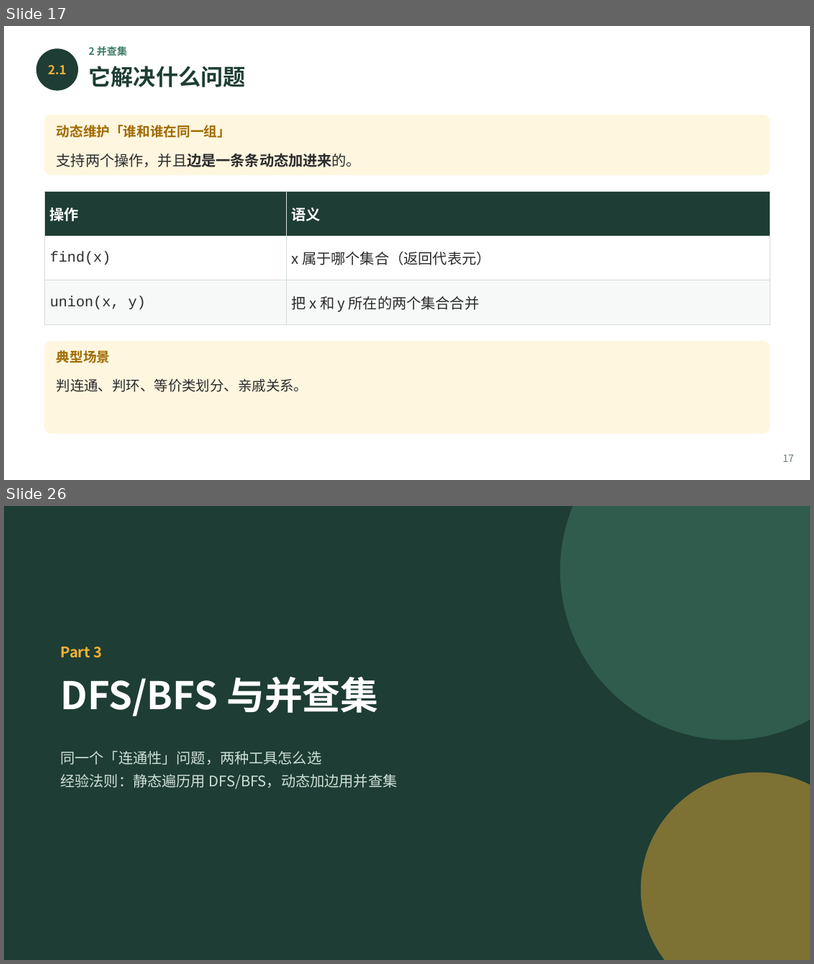
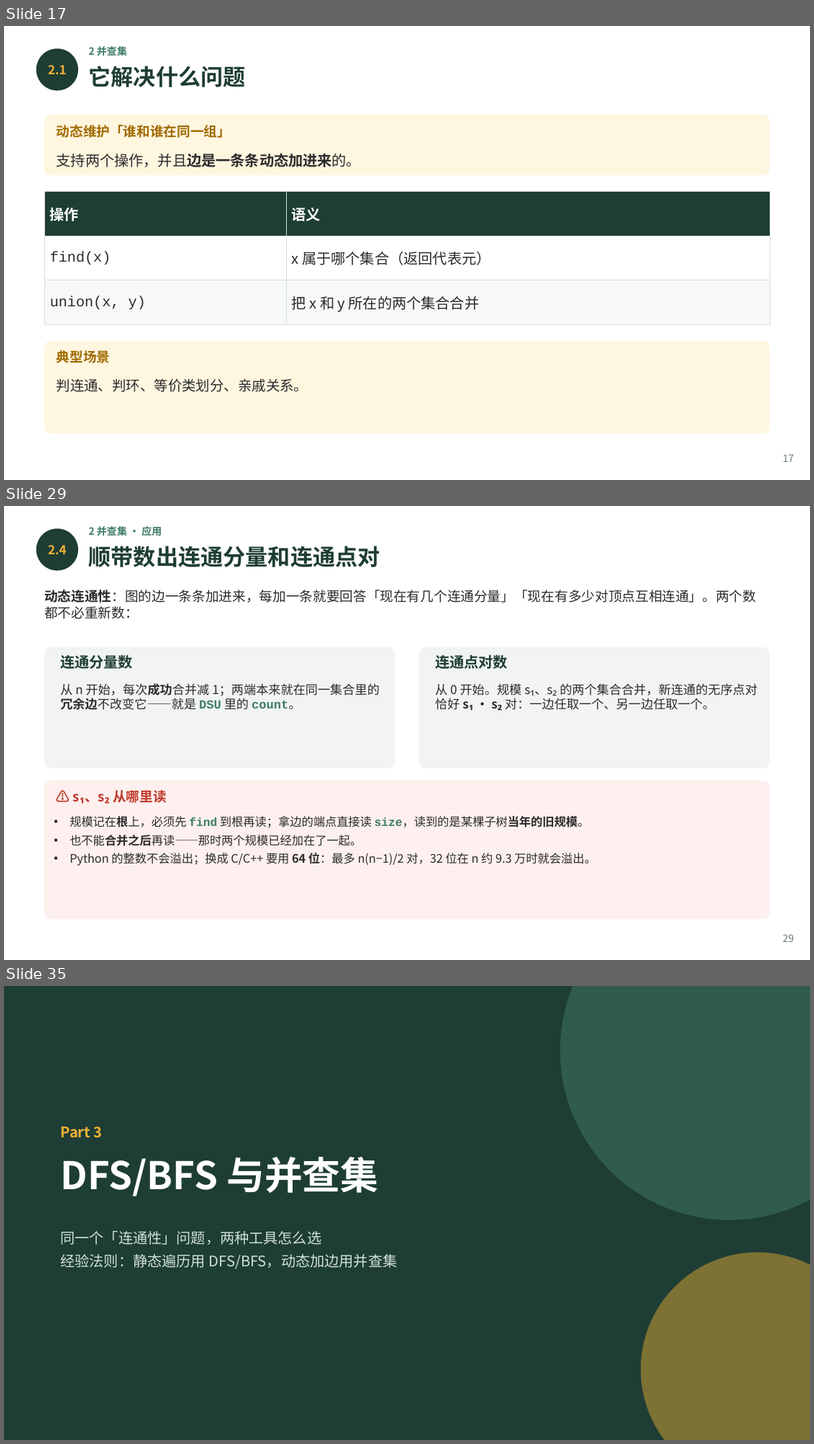
Before and after one commit to GMyhf/2026fall-cs101, a slide deck: courseware/202610_ADS_W09_Recursion_Backtracking_DSU.pptx. Shown one above the other, each under a label of ours: slides 17 and 26 before the commit, slides 17, 29 and 35 after it; the slides between them are not shown. The pictures are 814x964 and 814x1444 pixels, drawn with LibreOffice and Linux fonts; fonts in the diff are those of the drawing. Boxes give left, top, right and bottom in pixels: in the first picture for what was removed or moved away, otherwise in the second. Text is boxed around its words. In the diff, an @@ line names an element or a change of style, - is before the commit and + after.

```diff
--- a/courseware/202610_ADS_W09_Recursion_Backtracking_DSU.pptx
+++ b/courseware/202610_ADS_W09_Recursion_Backtracking_DSU.pptx
@@ slide 29 added at box(4, 506, 810, 960), background #FFFFFF @@
@@ text added at box(89, 526, 162, 536), 9 pt, text #3E7C68, bold @@
+2 并查集 · 应用
@@ ellipse added at box(36, 528, 78, 571), fill #1E3D34 @@
@@ text added at box(48, 545, 67, 554), 11 pt, text #F2B134, bold @@
+2.4
@@ text added at box(89, 546, 381, 567), 20 pt, text #1E3D34, bold @@
+顺带数出连通分量和连通点对
@@ text added at box(44, 590, 756, 619), 12 pt, text #2B2B2B @@
+动态连通性：图的边一条条加进来，每加一条就要回答「现在有几个连通分量」「现在有多少对顶点互相连通」。两个数都不必重新数：
@@ rounded rectangle added at box(44, 647, 395, 768), fill #F1F4F2 @@
@@ text added at box(60, 655, 133, 669), 13 pt, text #1E3D34, bold @@
+连通分量数
@@ rounded rectangle added at box(419, 647, 770, 768), fill #F1F4F2 @@
@@ text added at box(435, 654, 508, 669), 13 pt, text #1E3D34, bold @@
+连通点对数
@@ text added at box(60, 683, 380, 710), 11 pt, text #2B2B2B @@
+从 n 开始，每次成功合并减 1；两端本来就在同一集合里的冗余边不改变它——就是 DSU 里的 count。
@@ text added at box(435, 683, 758, 710), 11 pt, text #2B2B2B @@
+从 0 开始。规模 s₁、s₂ 的两个集合合并，新连通的无序点对恰好 s₁ · s₂ 对：一边任取一个、另一边任取一个。
@@ rounded rectangle added at box(44, 780, 770, 919), fill #FDF0EE @@
@@ text added at box(73, 790, 167, 803), 12 pt, text #C0392B, bold @@
+⚠ s₁、s₂ 从哪里读
@@ text added at box(70, 816, 597, 865), 10.5 pt, text #2B2B2B @@
+• 规模记在根上，必须先 find 到根再读；拿边的端点直接读 size，读到的是某棵子树当年的旧规模。
+• 也不能合并之后再读——那时两个规模已经加在了一起。
+• Python 的整数不会溢出；换成 C/C++ 要用 64 位：最多 n(n−1)/2 对，32 位在 n 约 9.3 万时就会溢出。
@@ text added at box(783, 934, 795, 942), 9 pt, text #6B7B74 @@
+29
@@ what was slide 26 is now slide 35 @@
```
Also in this commit, not shown: 13 slides changed, 8 other slides added, 13 other files.
